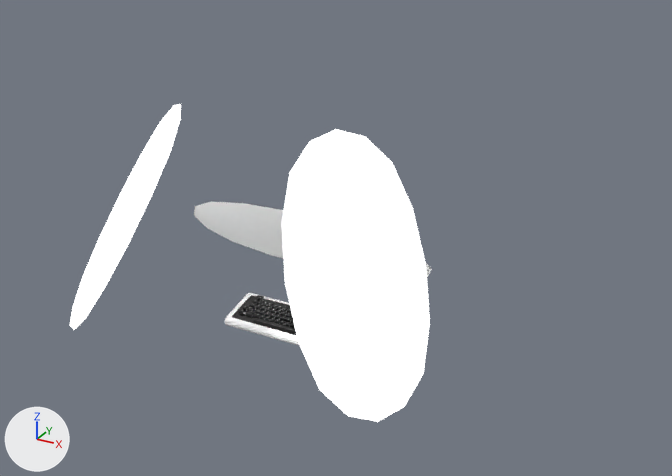
A saved change to the Blender file models/VT100.007.blend.
Rendered twice from a camera (50 mm lens) standing at (33.3, -57.5, 32.5) and looking at (2.3, -1.2, 4.3). The lights are fixed; the arrows at lower left show +X, +Y and +Z.

Before the edit, the objects in view are built like this:
```python
me_cube_002 = bpy.data.meshes.new('Cube.002')
me_cube_002.from_pydata(...)  # 1200 vertices, 1198 faces; spans x -4.45..4.45, y -1.73..2.02, z 0.0..1.37
me_cube_002.polygons.foreach_set('use_smooth', [True] * 1198)
me_cube_002.materials.append(mat_case)  # white #ffffff
me_cube_006 = bpy.data.meshes.new('Cube.006')
me_cube_006.from_pydata(...)  # 16191 vertices, 15197 faces; spans x -3.75..3.75, y -1.32..1.33, z 0.66..1.59
me_cube_006.polygons.foreach_set('use_smooth', [True] * 15197)
# faces by material slot: [13309, 1888]
me_cube_006.materials.append(mat_frame)
me_cube_006.materials.append(mat_keys)
me_plane = bpy.data.meshes.new('Plane')
me_plane.from_pydata(...)  # 33 vertices, 20 faces; spans x 0.0..1.58, y -1.0..1.0, z -0.19..1.28
me_plane.polygons.foreach_set('use_smooth', [True] * 20)
me_plane.materials.append(mat_floor)  # white #ffffff
ob_floor = bpy.data.objects.new('floor', me_plane)
ob_floor.location = (0.0, 0.98, 0.0)
ob_floor.scale = (12.8, 12.8, 12.8)
_m = ob_floor.modifiers.new('Mirror', 'MIRROR')
_m = ob_floor.modifiers.new('Subsurf', 'SUBSURF')
_m.levels = 3
_m.render_levels = 4
ob_floor.hide_viewport = True
ob_keyboard_case = bpy.data.objects.new('keyboard.case', me_cube_002)
ob_keyboard_case.location = (0.0, -4.82, -2.39)
_m = ob_keyboard_case.modifiers.new('Subsurf', 'SUBSURF')
_m.levels = 3
_m.render_levels = 4
ob_keyboard_keys = bpy.data.objects.new('keyboard.keys', me_cube_006)
ob_keyboard_keys.location = (0.0, -4.82, -2.39)
_m = ob_keyboard_keys.modifiers.new('Subsurf', 'SUBSURF')
_m.levels = 3
_m.render_levels = 4
# also in view: 'reflectionnox' at (0.0, -1.8, 3.9); 'lightboxes' at (0.0, -11.2, 7.3)
```
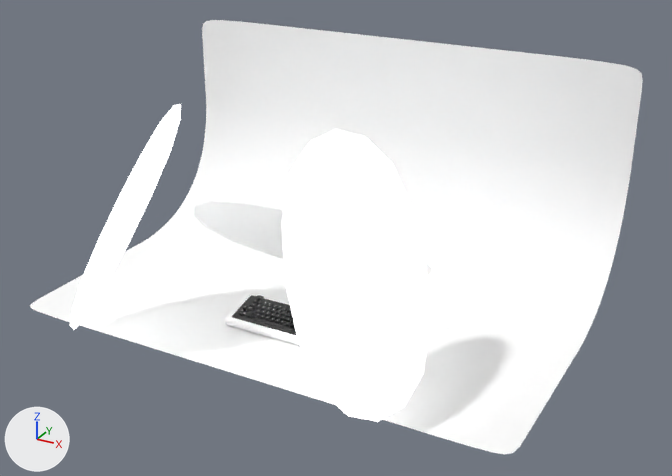
Changed parts and their boxes [x1, y1, x2, y2] in the pictures (672 x 476 px):
'floor', shown
    after: [30, 20, 643, 455]

What changed in the scene script:
```text
Change ob_floor:
    remove ob_floor.hide_viewport = True
```
